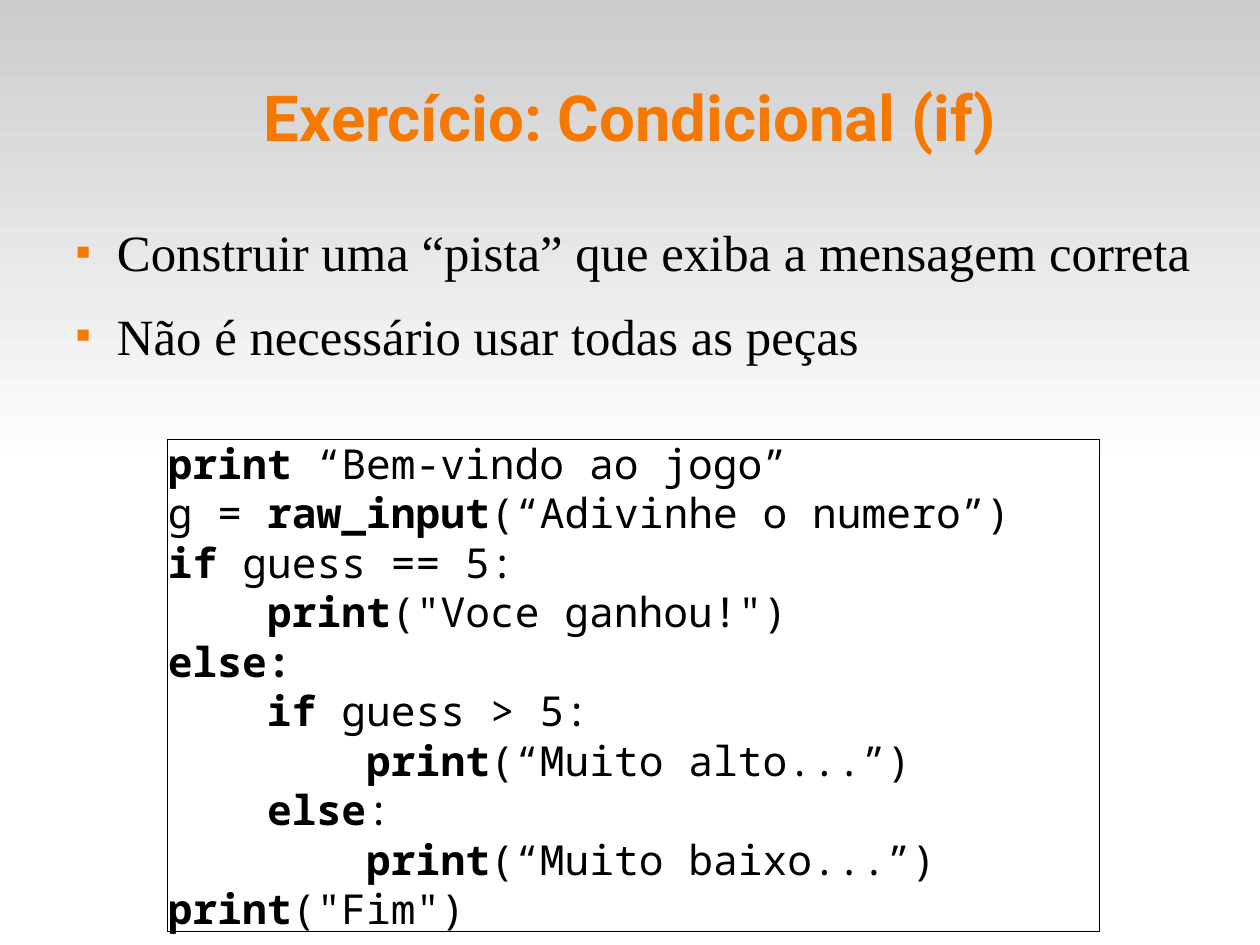
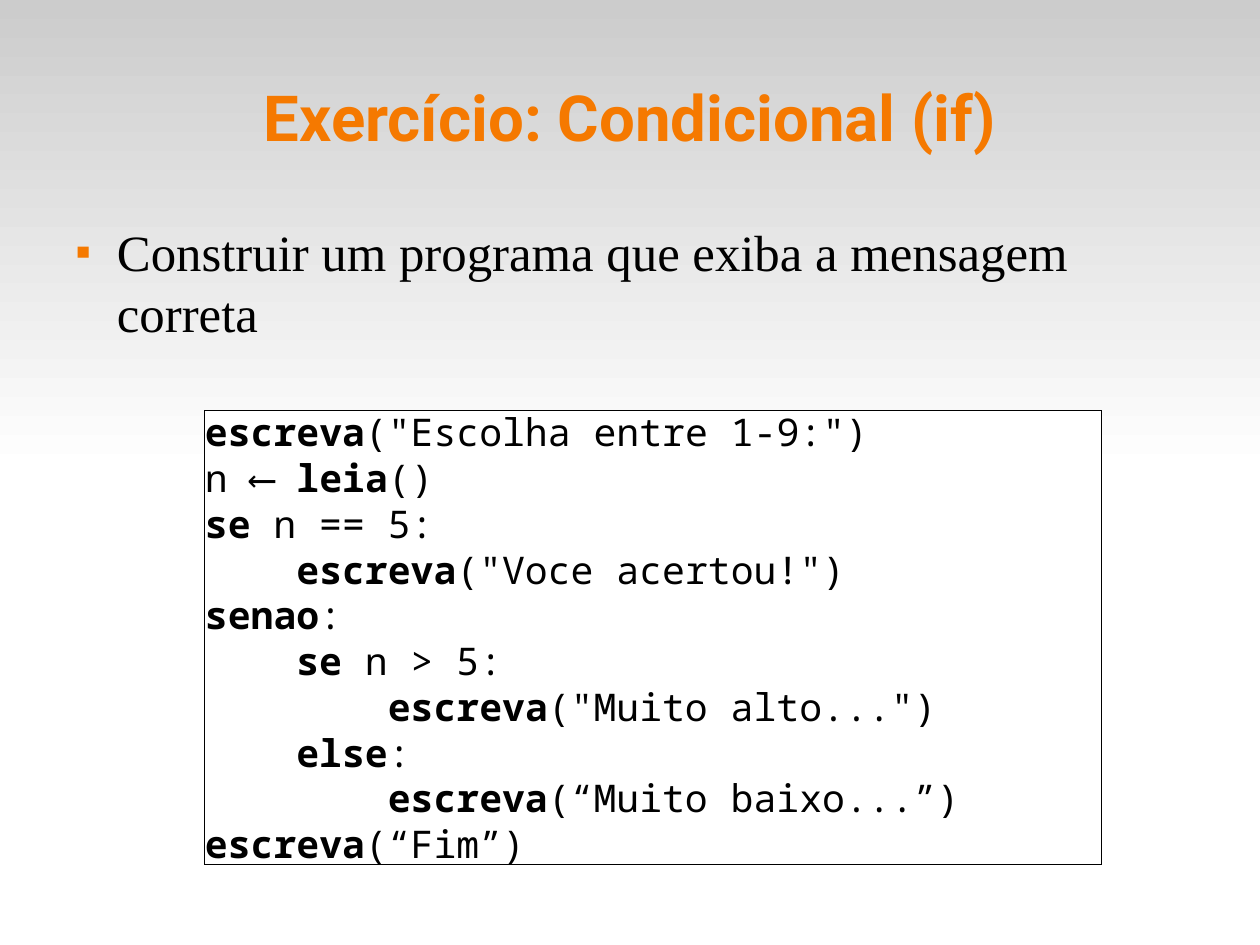
Before and after one commit to fsantanna-uerj/IPD, a slide deck: slide 19 of slides/ipd-03.odp. Drawn at 1260x945 pixels with LibreOffice and Linux fonts; fonts in the diff are those of the drawing. Boxes give left, top, right and bottom in pixels: in the first picture for what was removed or moved away, otherwise in the second. Text is boxed around its words. In the diff, an @@ line names an element or a change of style, - is before the commit and + after.

Commit message:
(>) slides

```diff
--- a/slides/ipd-03.odp
+++ b/slides/ipd-03.odp
@@ text at [117,235,1067,333]: text changed @@
-■ Construir uma “pista” que exiba a mensagem correta
-■ Não é necessário usar todas as peças
+■ Construir um programa que exiba a mensagem correta
@@ text in rectangle at [205,417,937,727]: text changed; size 26 to 24 pt @@
-print “Bem-vindo ao jogo”
-g = raw_input(“Adivinhe o numero”)
-if guess == 5:
-print("Voce ganhou!")
+escreva("Escolha entre 1-9:")
+n ⟵ leia()
+se n == 5:
+escreva("Voce acertou!")
+senao:
+se n > 5:
+escreva("Muito alto...")
@@ rectangle "escreva("Escolha entre 1-9:")": place and size @@
-rectangle "escreva("Escolha entre 1-9:")" at [168,440,1100,932]
+rectangle "escreva("Escolha entre 1-9:")" at [205,410,1102,864]
@@ text in rectangle at [296,738,410,768]: size 26 to 24 pt, bold off in "else:" @@
@@ text in rectangle at [205,783,960,865]: text changed; size 26 to 24 pt @@
-if guess > 5:
-print(“Muito alto...”)
-else:
-print(“Muito baixo...”)
-print("Fim")
+escreva(“Muito baixo...”)
+escreva(“Fim”)
```
Also in this commit, not shown: 9 other slides changed, 3 slides added, 3 slides removed, 4 other files.
